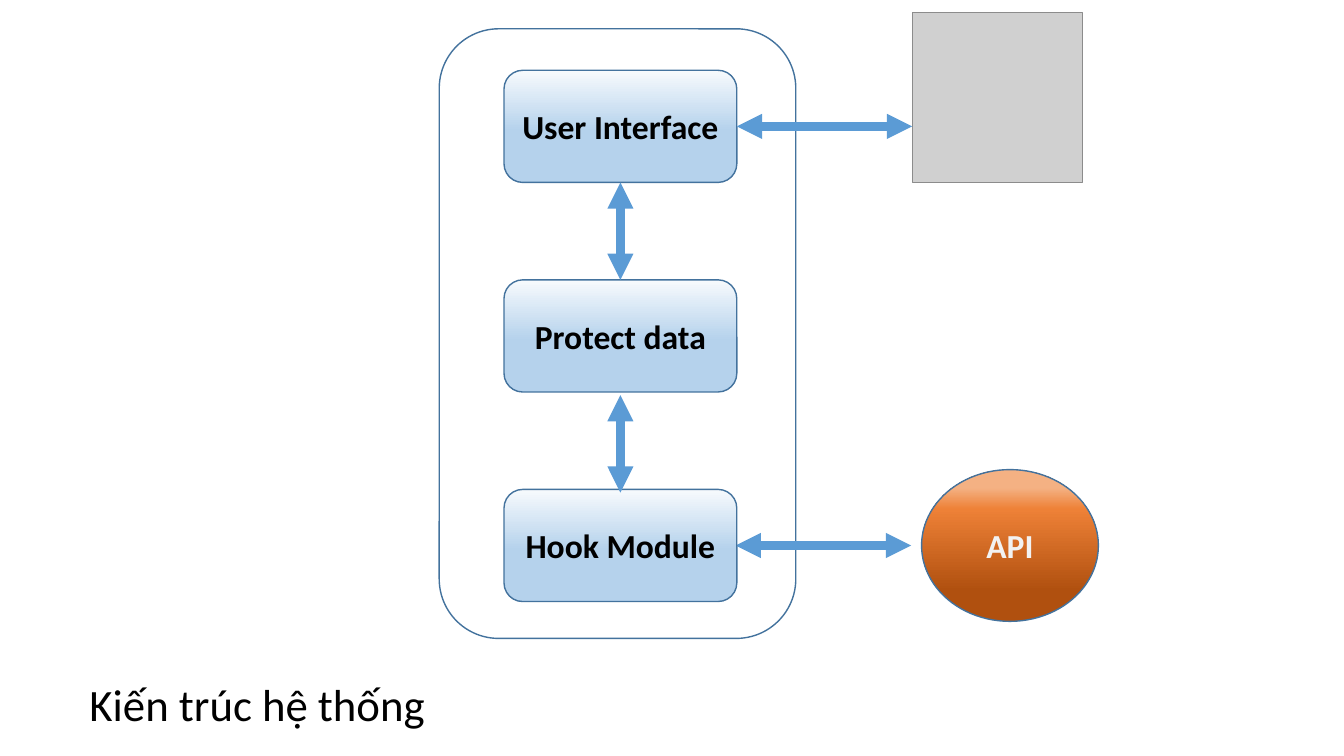
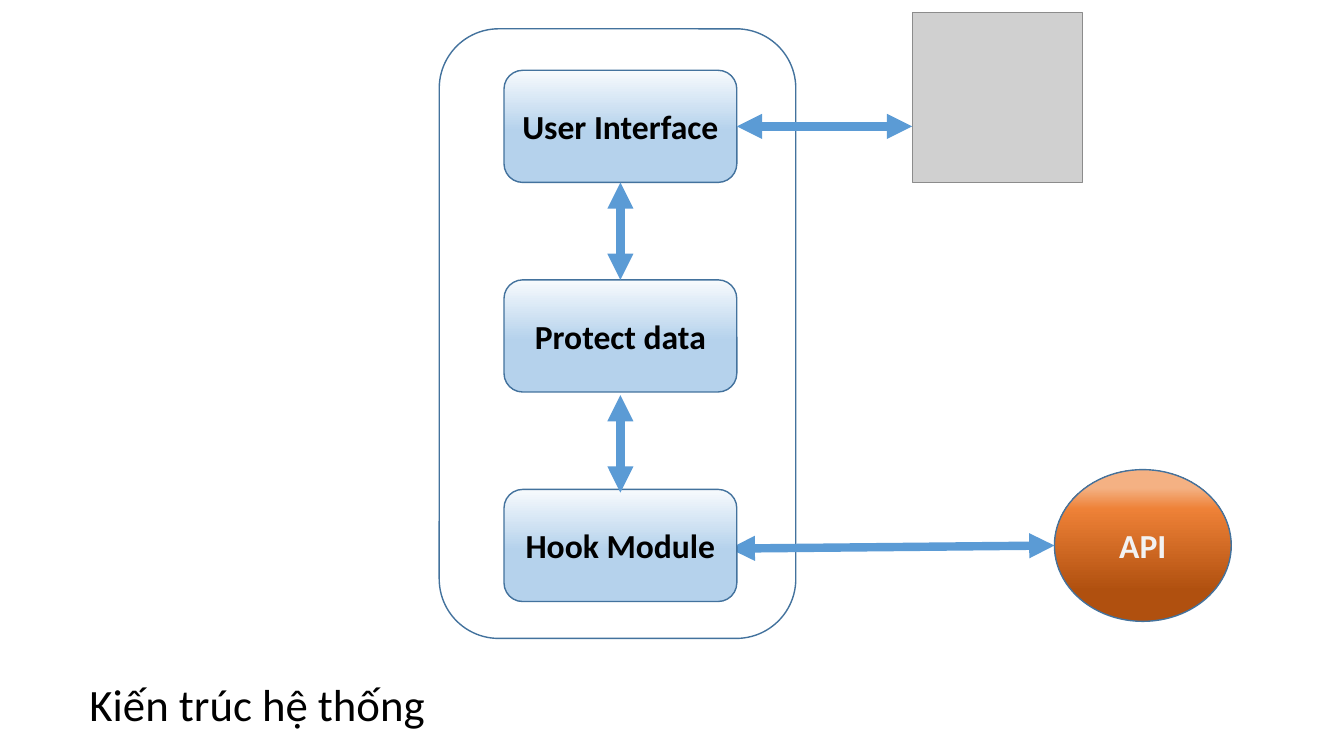
Before and after one commit to dotrungduchd/LUANVAN, a slide deck: slide 11 of Document/SODO.pptx. Drawn at 1344x756 pixels with LibreOffice and Linux fonts; fonts in the diff are those of the drawing; grey boxes stand for pictures. Boxes give left, top, right and bottom in pixels: in the first picture for what was removed or moved away, otherwise in the second. Text is boxed around its words. In the diff, an @@ line names an element or a change of style, - is before the commit and + after.

```diff
--- a/Document/SODO.pptx
+++ b/Document/SODO.pptx
@@ ellipse "API": place and size @@
-ellipse "API" at [922,470,1098,622]
+ellipse "API" at [1055,470,1231,622]
@@ double arrow moved from (736, 545) - (911, 545) to (730, 548) - (1055, 545) @@
```
Also in this commit, not shown: 4 other slides changed, 1 slide added, 1 other file.
